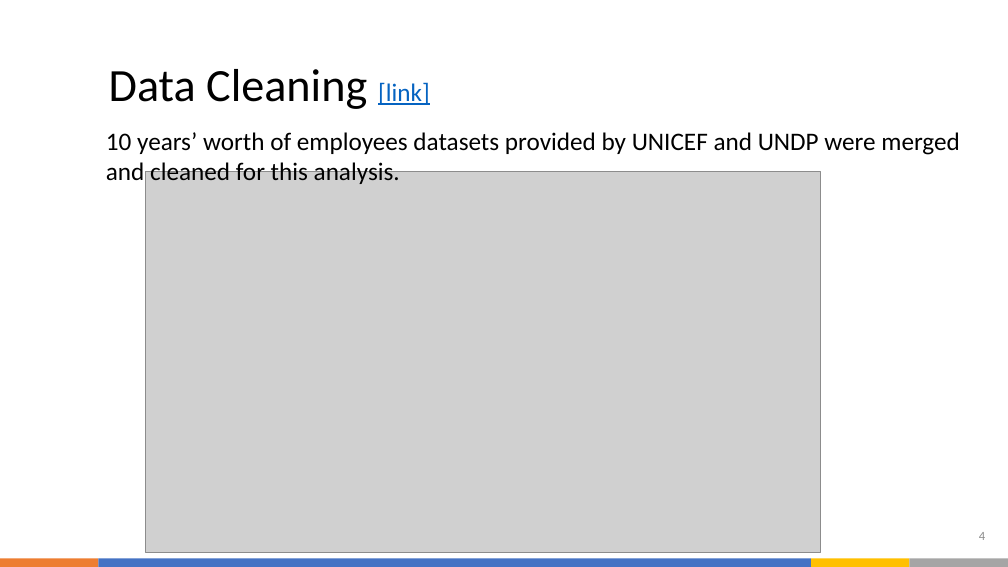
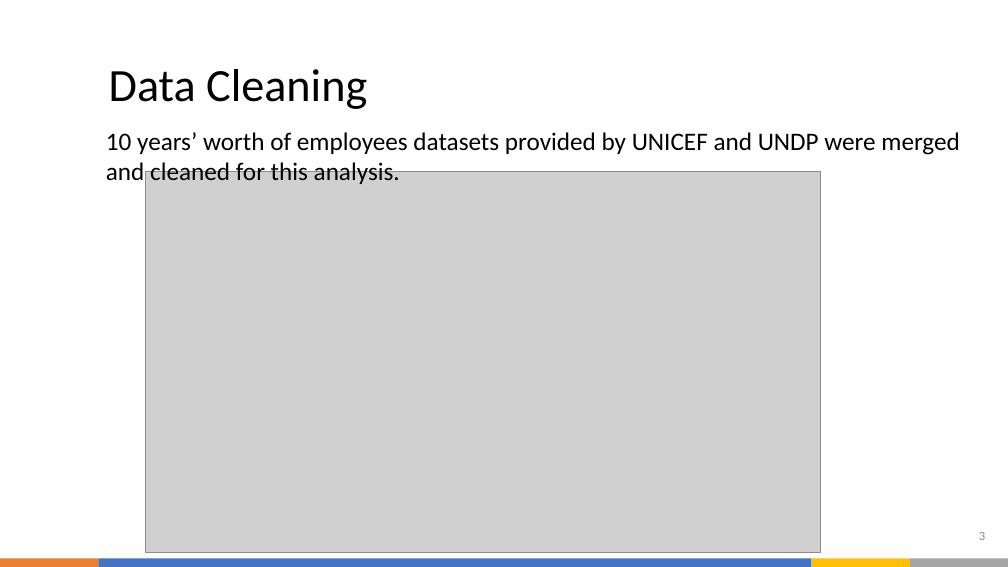
Before and after one commit to oliviahs/People_Analytics_for_UN, a slide deck: slide 3 of PPT.pptx (slide 4 before the commit). Drawn at 1008x567 pixels with LibreOffice and Linux fonts; fonts in the diff are those of the drawing; grey boxes stand for pictures. Boxes give left, top, right and bottom in pixels: in the first picture for what was removed or moved away, otherwise in the second. Text is boxed around its words. In the diff, an @@ line names an element or a change of style, - is before the commit and + after.

```diff
--- a/PPT.pptx
+++ b/PPT.pptx
@@ title at [109, 69, 367, 109]: text changed @@
-Data Cleaning [link]
+Data Cleaning
@@ page number at [979, 532, 985, 540]: text changed @@
-4
+3
```
Also in this commit, not shown: 5 other slides changed, 1 slide removed, 9 other files.
